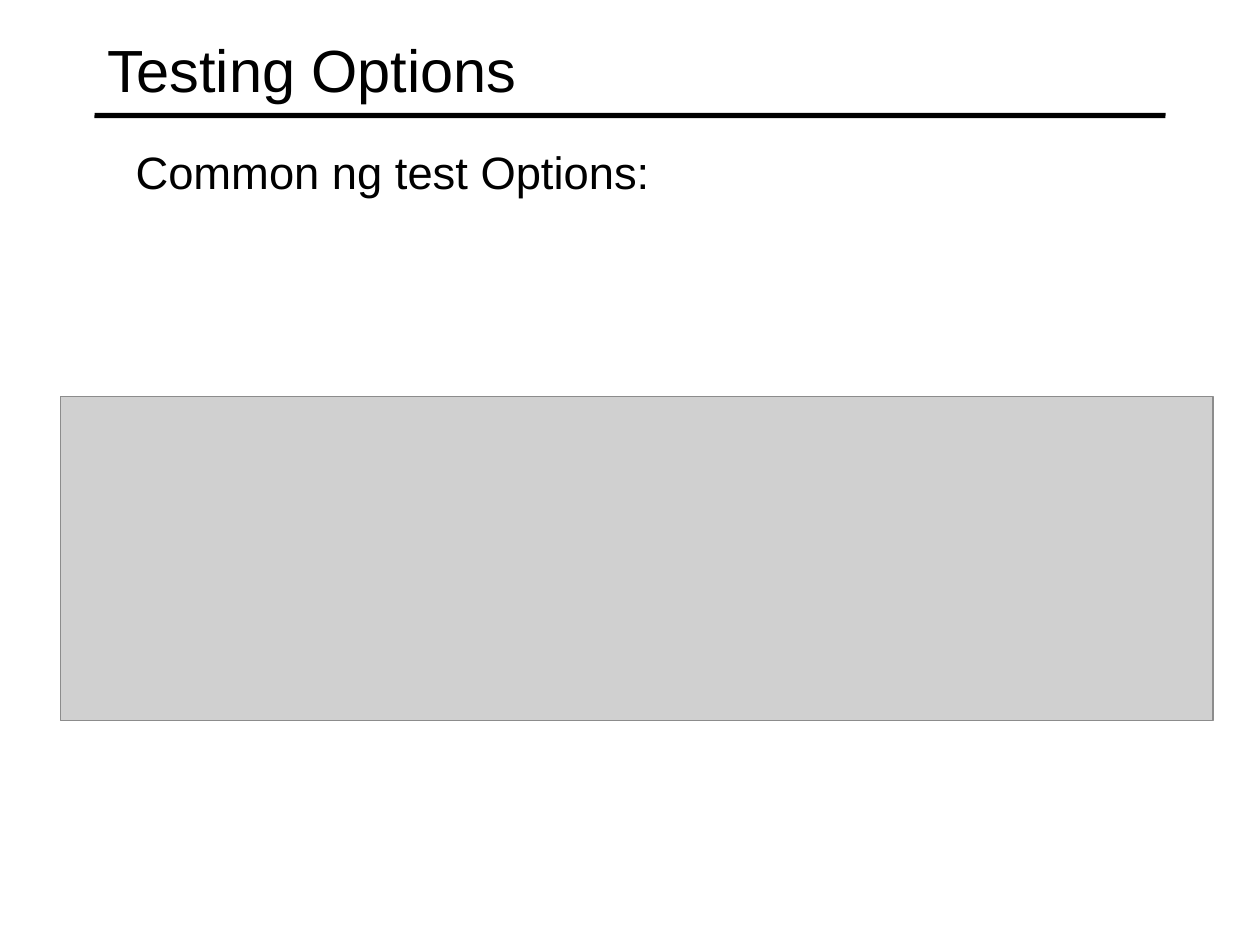
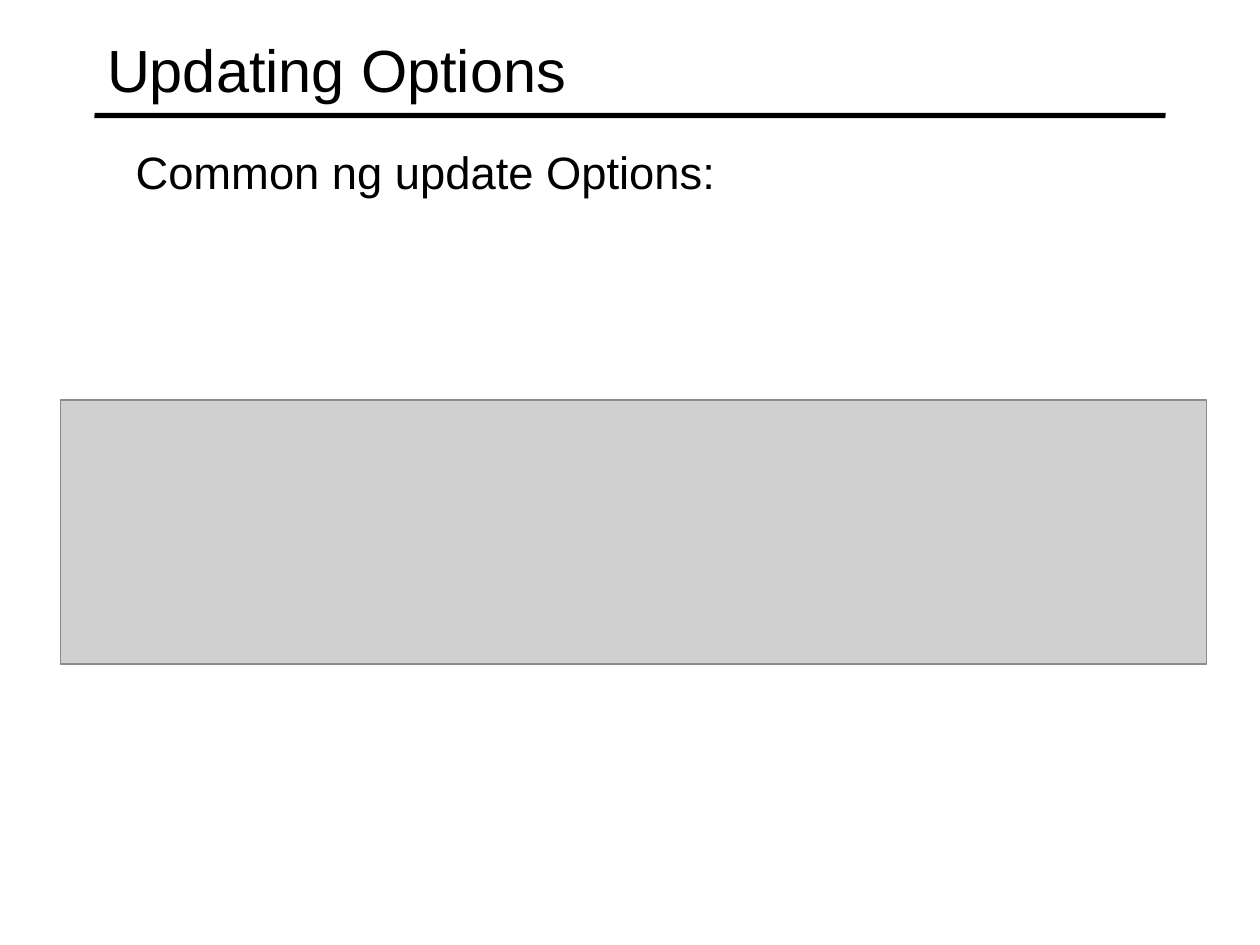
Before and after one commit to specter01wj/Jago_Link_Training, a slide deck: slide 6 of Angular/Angular7/Angular CLI/8.Tooling Features/L8_Tooling Features.ppt. Drawn at 1260x945 pixels with LibreOffice and Linux fonts; fonts in the diff are those of the drawing; grey boxes stand for pictures. Boxes give left, top, right and bottom in pixels: in the first picture for what was removed or moved away, otherwise in the second. Text is boxed around its words. In the diff, an @@ line names an element or a change of style, - is before the commit and + after.

Commit message:
09/05/2019 v1

```diff
--- a/Angular/Angular7/Angular CLI/8.Tooling Features/L8_Tooling Features.ppt
+++ b/Angular/Angular7/Angular CLI/8.Tooling Features/L8_Tooling Features.ppt
@@ title at bbox=[107, 49, 566, 102]: text changed @@
-Testing Options
+Updating Options
@@ text at bbox=[136, 156, 715, 199]: text changed @@
-  Common ng test Options:
+  Common ng update Options:
@@ picture: place and size @@
-picture at bbox=[60, 397, 1213, 721]
+picture at bbox=[60, 401, 1207, 664]
```
Also in this commit, not shown: 3 other slides changed, 9 slides added, 5 slides removed.
